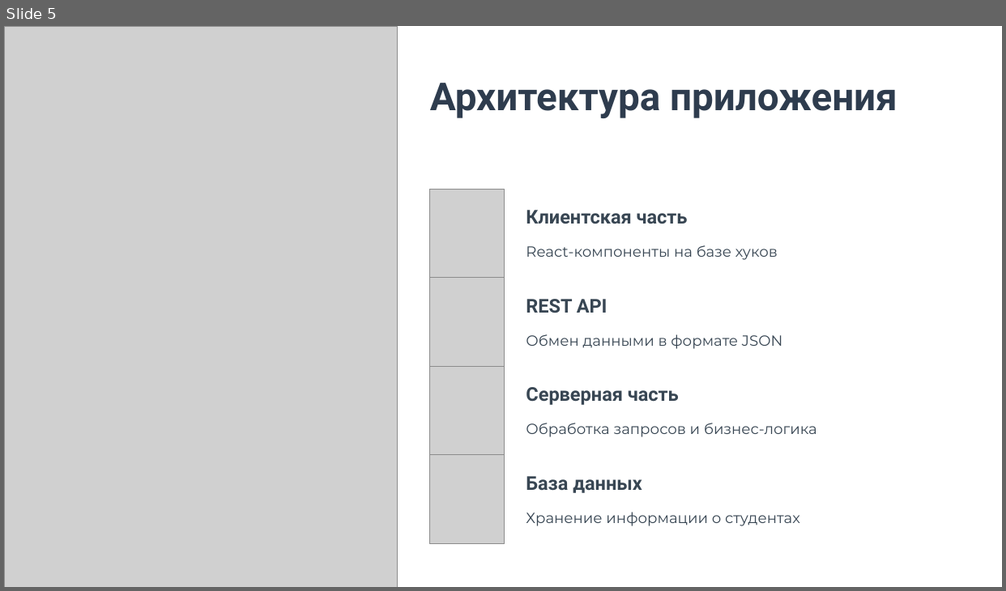
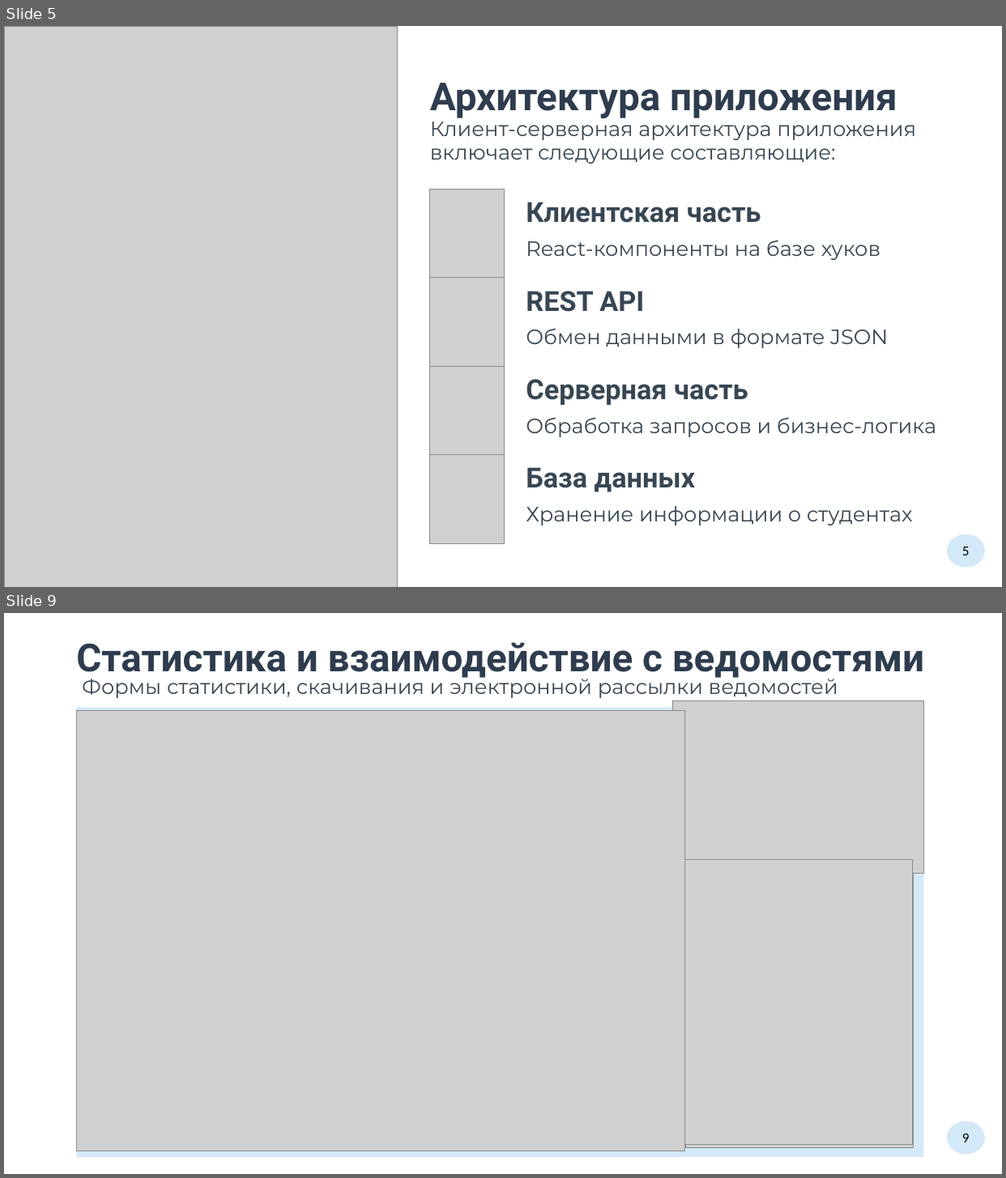
Before and after one commit to dizmortus/PerformanceAccounting, a slide deck: файлы/Высоцкий.pptx. Shown one above the other, each under a label of ours: slide 5 before the commit, slides 5 and 9 after it; the slides between them are not shown. The pictures are 1006x591 and 1006x1178 pixels, drawn with LibreOffice and Linux fonts; fonts in the diff are those of the drawing; grey boxes stand for pictures; background and template pictures are left out. Boxes give left, top, right and bottom in pixels: in the first picture for what was removed or moved away, otherwise in the second. Text is boxed around its words. In the diff, an @@ line names an element or a change of style, - is before the commit and + after.

```diff
--- a/файлы/Высоцкий.pptx
+++ b/файлы/Высоцкий.pptx
@@ slide 9 added at <box>4,613,1002,1174</box>, background picture (left out) @@
@@ text added at <box>76,642,924,680</box>, 44.5 pt, text #2E3C4E, bold @@
+Статистика и взаимодействие с ведомостями
@@ text added at <box>82,674,838,698</box>, 24 pt, text #384653 @@
+Формы статистики, скачивания и электронной рассылки ведомостей
@@ rectangle added at <box>76,707,924,1157</box>, fill #D4E9F7 @@
@@ picture added at <box>672,701,924,874</box> @@
@@ picture added at <box>76,710,685,1152</box> @@
@@ picture added at <box>685,860,913,1145</box> @@
@@ picture added at <box>686,863,914,1148</box> @@
@@ ellipse added at <box>947,1122,985,1154</box>, fill #D4E9F7, 16 pt, text #000000 @@
+9
@@ rectangle added at <box>863,1131,995,1167</box>, fill #FFFFFF, outline #FFFFFF 1 pt @@
@@ slide 5 changed as well @@
@@ text added at <box>430,116,916,164</box>, 24 pt, text #384653 @@
+Клиент-серверная архитектура приложения
+включает следующие составляющие:
@@ size 22 to 32 pt in 4 elements at <box>526,202,761,223</box>, <box>526,291,644,312</box>, <box>526,379,748,405</box>, <box>526,467,696,493</box> @@
@@ size 17 to 24 pt in 4 elements at <box>526,240,880,260</box>, <box>526,328,888,348</box>, <box>526,417,936,437</box>, <box>526,506,913,526</box> @@
@@ ellipse added at <box>947,535,985,567</box>, fill #D4E9F7, 16 pt, text #000000 @@
+5
```
Also in this commit, not shown: 6 other slides changed, 2 other slides added, 2 slides removed, 6 other files.
